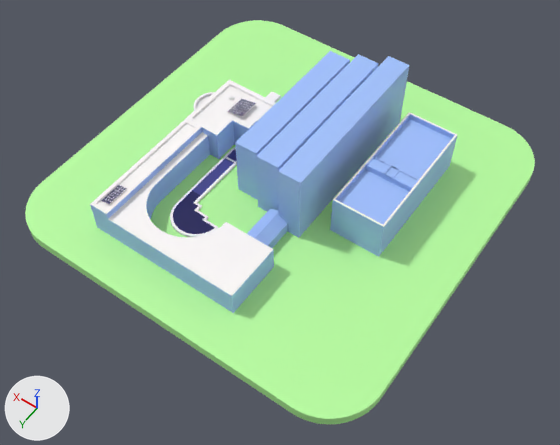
Two versions of the glTF model models/model.glb, one commit apart.
One viewpoint serves both versions: a 50 mm camera at (-0.158, 0.306, 0.527) aimed at (0.012, 0.068, 0.153). Every picture has the same lights, and +X, +Y and +Z are marked at lower left. Where no turn or scale is listed for an object, it has been applied to the vertices.

Script lines for the objects in view, before the commit:
```python
mat_grey = principled_material('grey')
mat_grey.base_color = (0.483, 1.0, 0.352)  # green #b9ffa0
me_cube = bpy.data.meshes.new('Cube')
me_cube.from_pydata(...)  # a box spanning x -1.0..1.0, y -1.0..1.0, z -1.0..1.0
me_cube.materials.append(mat_trc_blue)  # blue #a3c3ff
me_cube_004 = bpy.data.meshes.new('Cube.004')
me_cube_004.from_pydata(...)  # 64 vertices, 116 faces; spans x -0.0909..-0.057, y -0.0439..0.0439, z 0.0..0.0298
# faces by material slot: [108, 8]
me_cube_004.materials.append(mat_trc_blue)  # blue #a3c3ff
me_cube_004.materials.append(mat_trc_white)  # white #fffcfc
me_plane_001 = bpy.data.meshes.new('Plane.001')
me_plane_001.from_pydata(...)  # 232 vertices, 460 faces; spans x -0.124..0.124, y -0.124..0.124, z -0.007..0.0
me_plane_001.materials.append(mat_grey)  # green #b9ffa0
ob_cube = bpy.data.objects.new('Cube', me_cube)
ob_cube.location = (0.0392, 0.014, 0.1775)
ob_cube.scale = (0.00756, 0.0504, -0.0216)
ob_cube_004 = bpy.data.objects.new('Cube.004', me_cube_004)
ob_cube_004.location = (0.0394, 0.014, 0.1557)
ob_plane_001 = bpy.data.objects.new('Plane.001', me_plane_001)
ob_plane_001.location = (0.0268, 0.0402, 0.157)
# also in view: 'Cube.005' at (0.046, 0.094, 0.166); 'Cube.001' at (0.021, 0.014, 0.179); 'Cube.002' at (0.002, 0.014, 0.181); 'Cube.006' at (0.01, 0.086, 0.162); 'Pool' at (0.054, 0.075, 0.156)
```
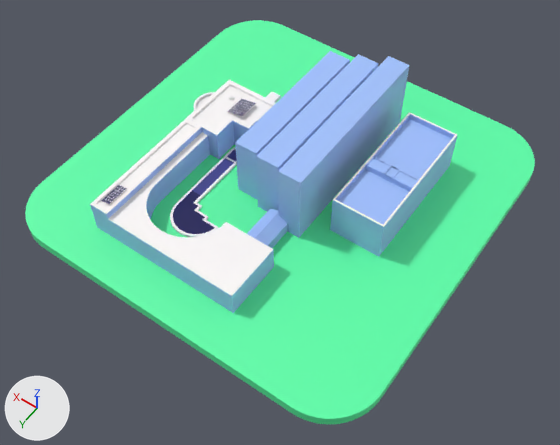
What differs and where, as boxes (x1, y1, x2, y2) in the pictures (560 x 445 px):
```json
{"object": "Plane.001", "change": "surface changed", "before": [25, 20, 535, 424], "after": [25, 20, 535, 424]}
```

Scene script edits in JSON lines:
```json
{"op": "add", "block": "img_ground_001", "code": ["img_ground_001 = load_image('ground.001', '_unpacked/ground.001', 1024, 1024, 'sRGB')"]}
{"op": "remove", "block": "mat_grey", "code": "mat_grey.base_color = (0.483, 1.0, 0.352)  # green #b9ffa0"}
{"op": "add", "block": "mat_grey", "code": "mat_grey.texture = img_ground_001"}
```
